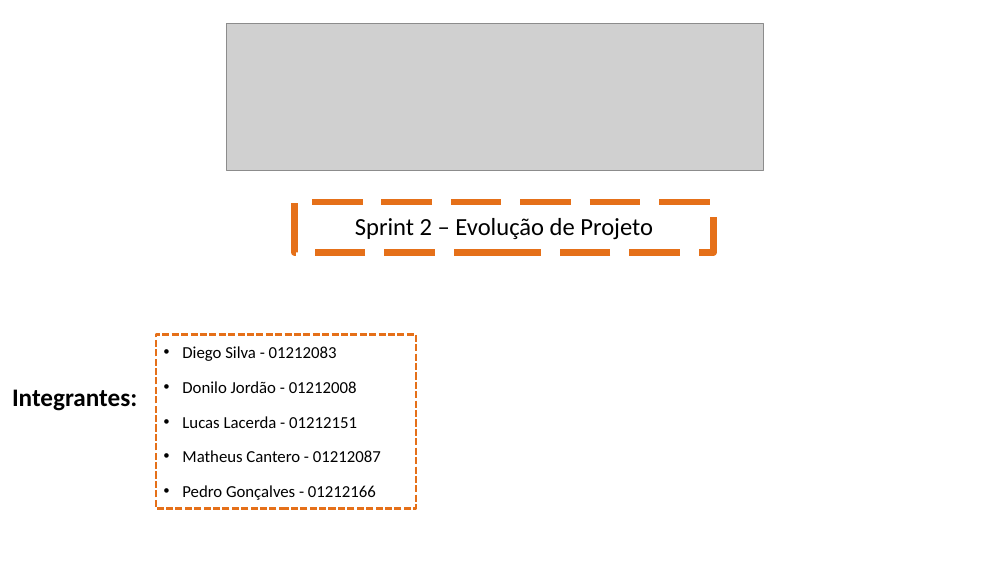
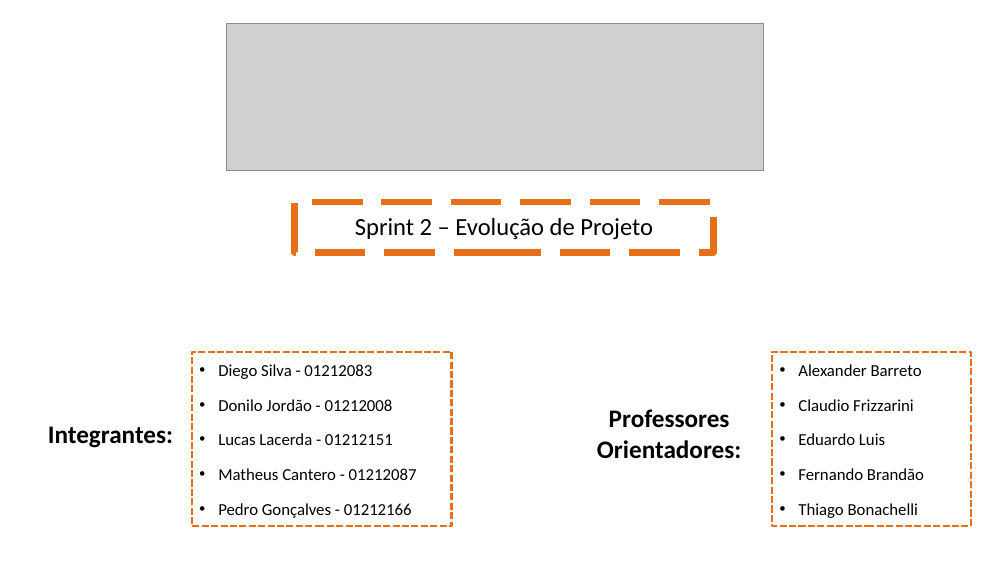
Before and after one commit to diegozn/busfacility, a slide deck: slide 1 of Apresentação/Sprint 2.pptx. Drawn at 1008x567 pixels with LibreOffice and Linux fonts; fonts in the diff are those of the drawing; grey boxes stand for pictures. Boxes give left, top, right and bottom in pixels: in the first picture for what was removed or moved away, otherwise in the second. Text is boxed around its words. In the diff, an @@ line names an element or a change of style, - is before the commit and + after.

```diff
--- a/Apresentação/Sprint 2.pptx
+++ b/Apresentação/Sprint 2.pptx
@@ rectangle "Diego Silva - 01212083": place and size @@
-rectangle "Diego Silva - 01212083" at (156,334,416,508)
+rectangle "Diego Silva - 01212083" at (192,352,452,526)
@@ rectangle added at (772,352,971,526), outline #E57019 2.25 pt dashed, 16 pt, text #000000 @@
+• Alexander Barreto
+• Claudio Frizzarini
+• Eduardo Luis
+• Fernando Brandão
+• Thiago Bonachelli
@@ text "Integrantes:": place and size @@
-text "Integrantes:" at (12,389,137,411)
+text "Integrantes:" at (48,426,173,448)
@@ text added at (597,409,741,459), 24 pt, text #000000, bold @@
+Professores Orientadores:
```
Also in this commit, not shown: 3 other slides changed, 3 slides added, 2 slides removed.
